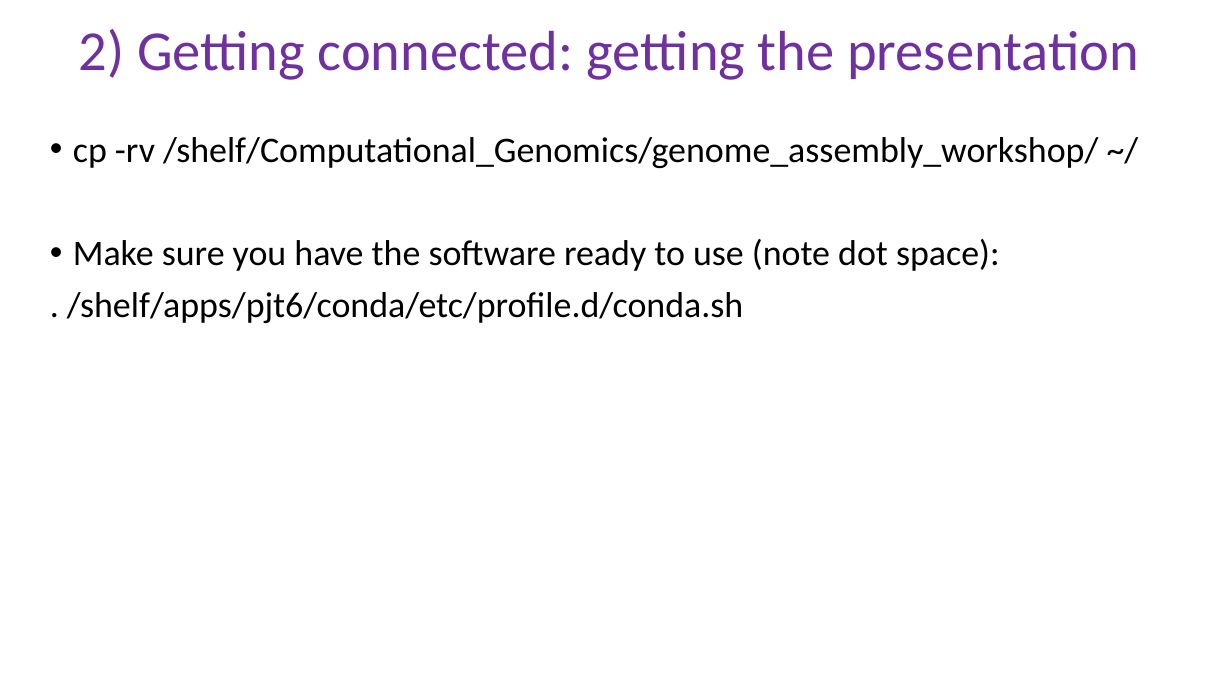
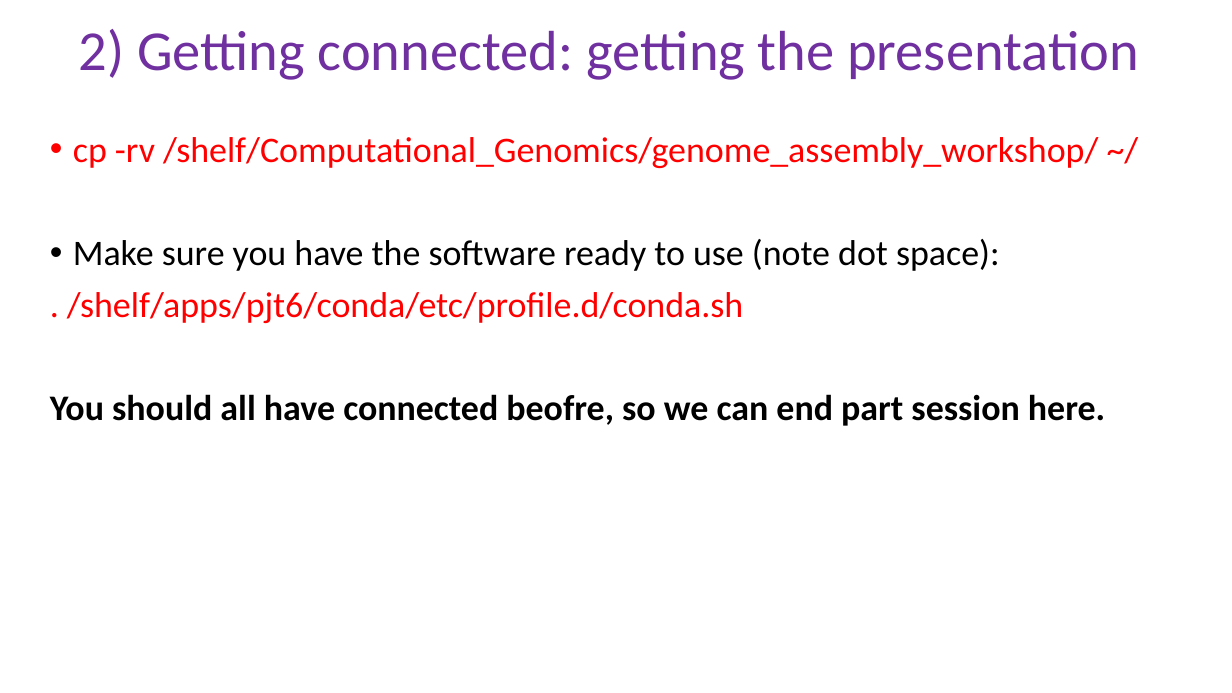
Before and after one commit to peterthorpe5/genome_assembly_workshop, a slide deck: slide 5 of powerpoint/2_Getting_connected.pptx. Drawn at 1232x693 pixels with LibreOffice and Linux fonts; fonts in the diff are those of the drawing. Boxes give left, top, right and bottom in pixels: in the first picture for what was removed or moved away, otherwise in the second. Text is boxed around its words. In the diff, an @@ line names an element or a change of style, - is before the commit and + after.

```diff
--- a/powerpoint/2_Getting_connected.pptx
+++ b/powerpoint/2_Getting_connected.pptx
@@ text at <box>67,137,1098,323</box>: text colour #000000 to #FF0000 in "cp -rv /shelf/Computational_Genomics/genome_assembly_worksho ...", ". /shelf/apps/pjt6/conda/etc/profile.d/conda.sh" @@
@@ text at <box>50,394,1105,426</box>: paragraph added @@
+You should all have connected beofre, so we can end part session here.
```
Also in this commit, not shown: 18 other files.
